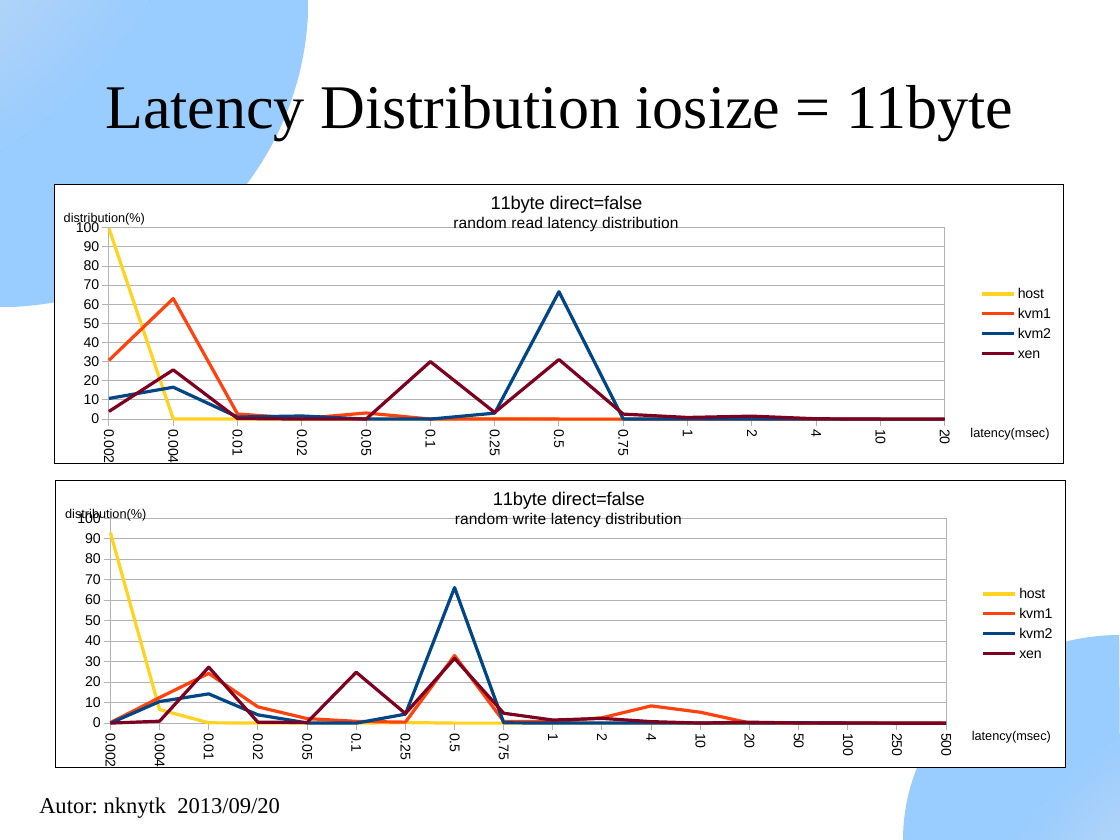
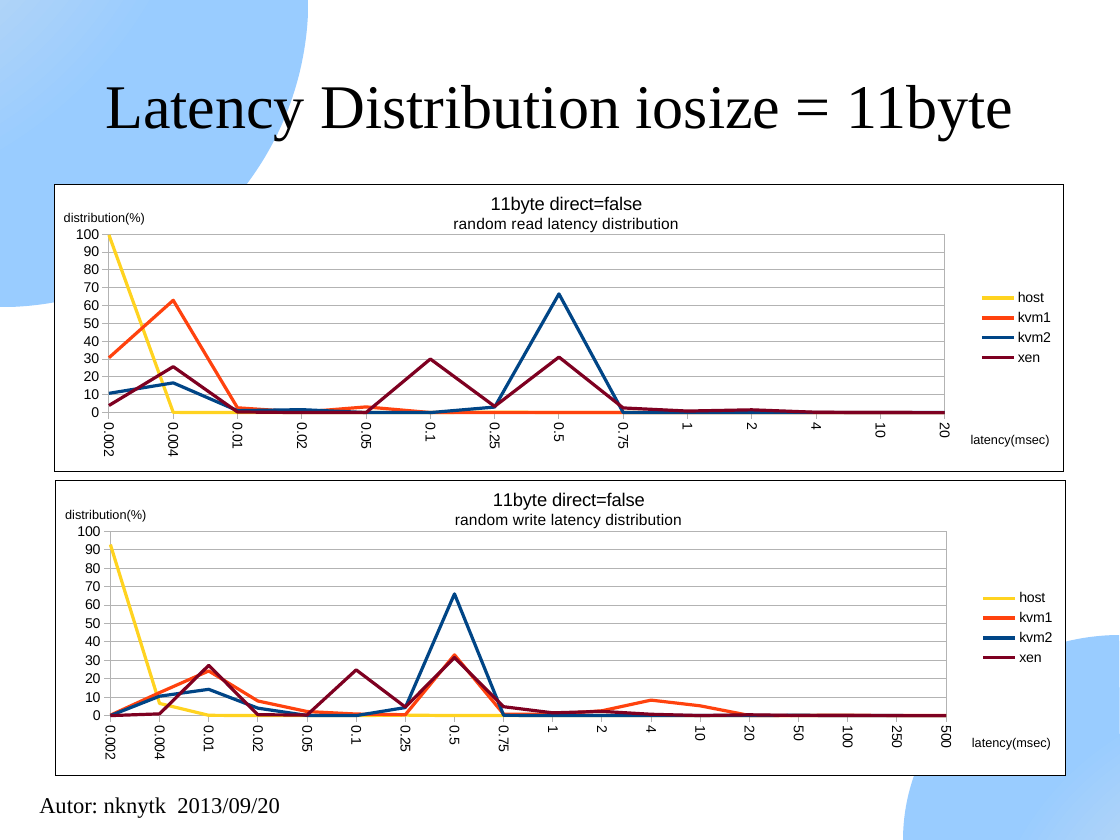
Before and after one commit to nknytk/disk-performance-xen-kvm, a slide deck: slide 37 of DiskPerformanceXenAndKvm.odp. Drawn at 1120x840 pixels with LibreOffice and Linux fonts; fonts in the diff are those of the drawing. Boxes give left, top, right and bottom in pixels: in the first picture for what was removed or moved away, otherwise in the second. Text is boxed around its words. In the diff, an @@ line names an element or a change of style, - is before the commit and + after.

Commit message:
Improve chart visibility

```diff
--- a/DiskPerformanceXenAndKvm.odp
+++ b/DiskPerformanceXenAndKvm.odp
@@ line chart at (55,184,1065,472) @@
@@ plot area changed @@
@@ line chart: place and size @@
-line chart at (55,184,1065,464)
+line chart at (55,184,1065,472)
@@ line chart at (56,480,1066,775) @@
@@ plot area changed @@
@@ line chart: place and size @@
-line chart at (56,480,1066,767)
+line chart at (56,480,1066,775)
```
Also in this commit, not shown: 4 other slides changed.
